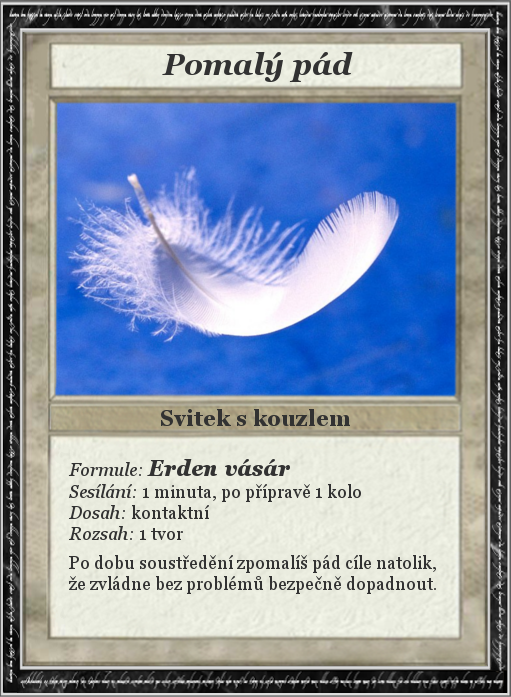
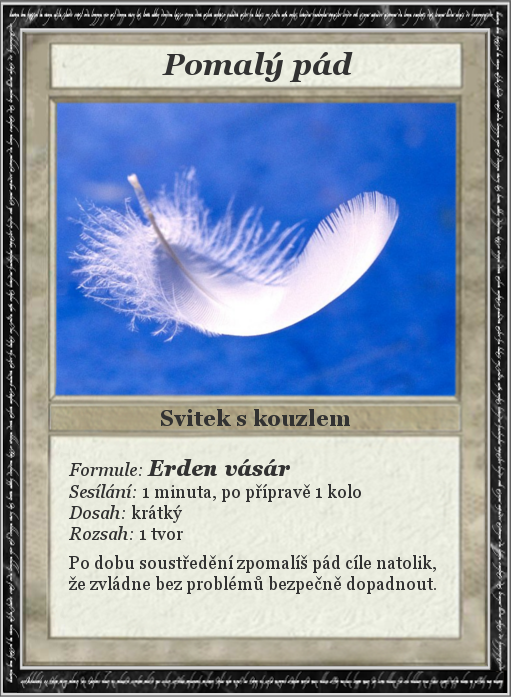
Layer changes from the first 511x697 image to the second:
painted on "Formule: Erden vásár ..." over [142, 505, 209, 523]
